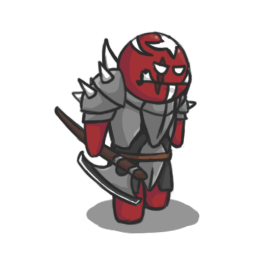
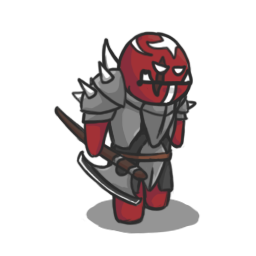
Layered file, before and after one edit (256×256). Changes by layer:
added layer "Челюсть" above "Голова" over [126, 68, 194, 107]
added layer "Голова" (1st of 2) above "Голова" over [115, 30, 192, 98]
hid "Голова" (2nd of 2), painted on it over [115, 30, 193, 106]
